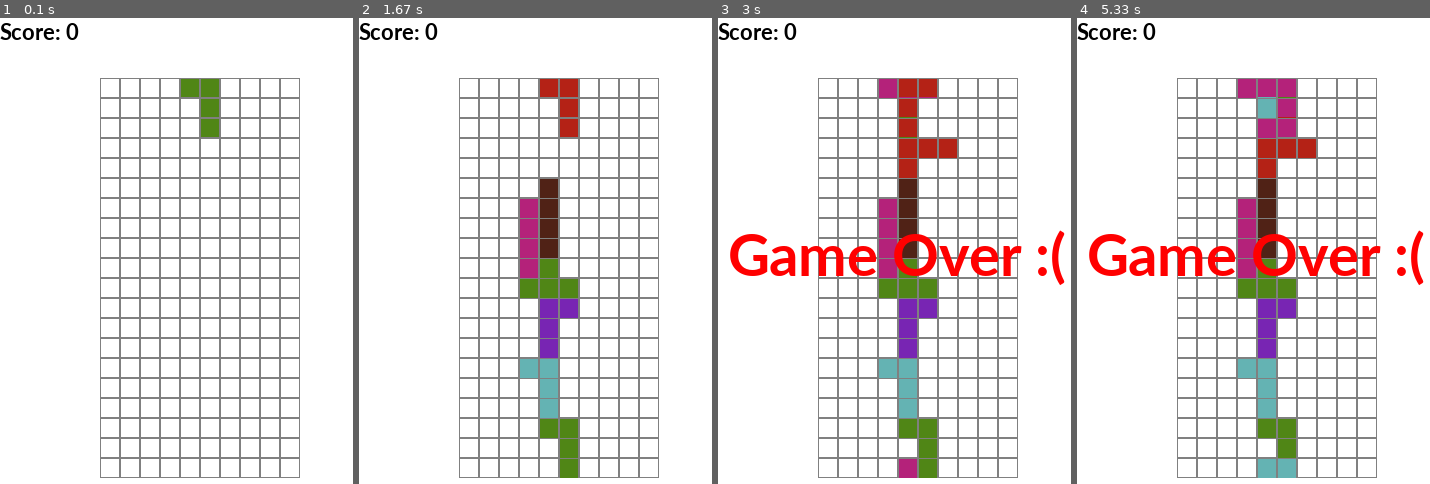
Above: before the commit, frames 1-4 (left to right).
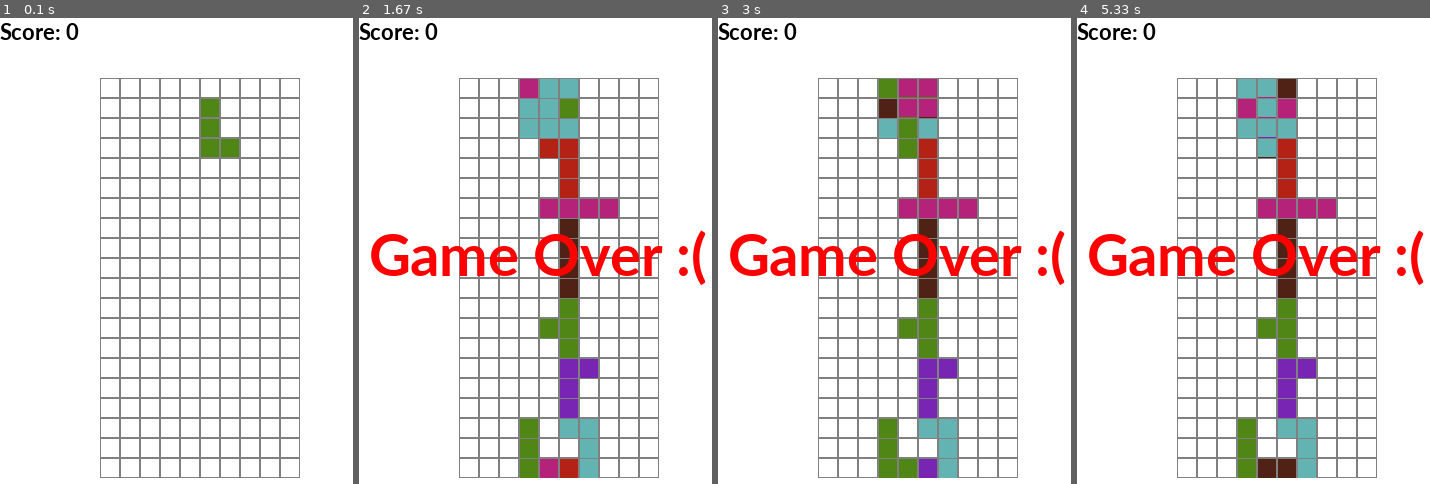
Above: after the commit, the same moments.

Repository: bertrandvidal/tetris-ai
Game: pygame game, started from tetris_ai/game.py
Two runs of this game, one before a commit and one after it. Both use one fixed random seed, a clock stepped at 60 frames per second and the inputs below.
Inputs:
- Up to frame 1 (0.1 s): no input
- Up to frame 2 (1.67 s): tap Space at 0.33, 0.73, 1.03, 1.3, 1.63 s; hold Left 0.67-1.2 s; hold Down 1.23-1.53 s; hold Left from 1.57 s (still down)
- Up to frame 3 (3 s): release Left at 1.97 s; hold Up 2-2.37 s; tap Space at 2.07, 2.47, 2.77 s; hold Right from 2.4 s (still down)
- Up to frame 4 (5.33 s): release Right at 3.03 s; hold Down 3.07-3.43 s; tap Space at 3.13, 3.53, 3.83, 4.03, 4.33, 4.53, 4.87, 5.17 s; hold Left 3.47-3.93 s; hold Right 3.97-4.43 s; hold Up 4.47-4.77 s; hold Right 4.8-5.27 s; hold Left from 5.3 s (still down)

The runs differ from the first frame. In frame 1, 0.8% of the frame differs, in the area x 51-68%, y 13-30%; in frame 2, 14%, in the area x 3-99%, y 13-99%; in frame 3, 11%; in frame 4, 11%.

Commit message:
Introduce a high level concept of action/action decider/action applier
Because while those names make sense they still suck

Was able to play normally with the KeyboardAction and the RandomDecider
does just that

Diff:
--- a/tetris_ai/game.py
+++ b/tetris_ai/game.py
@@ -1,5 +1,6 @@
 import pygame
 import random
+from enum import Enum
 
 colors = [
     (0, 0, 0),
@@ -223,6 +224,77 @@
 
 pressing_down = False
 
+
+class Actions(Enum):
+    ROTATE = 1
+    LEFT = 2
+    RIGHT = 3
+    DOWN = 4
+    SPACE = 5
+    QUIT = 6
+
+
+class ActionDecider(object):
+    action_space = None
+
+    def __init__(self, action_space):
+        self.action_space = action_space
+
+    def get_action(self, game):
+        raise NotImplementedError
+
+
+class RandomActionDecider(ActionDecider):
+    def __init__(self):
+        # Randome decider shouldn't be able to quit the game
+        super().__init__([action for action in Actions if action.value != 6])
+
+    def get_action(self, game):
+        return self.action_space[random.randint(0, len(self.action_space) - 1)]
+
+
+class KeyboardAction(ActionDecider):
+    def __init__(self):
+        super().__init__([action for action in Actions])
+
+    def get_action(self, game):
+        for event in pygame.event.get():
+            if event.type == pygame.KEYDOWN:
+                if event.key == pygame.K_UP:
+                    return Actions.ROTATE
+                if event.key == pygame.K_DOWN:
+                    return Actions.DOWN
+                if event.key == pygame.K_LEFT:
+                    return Actions.LEFT
+                if event.key == pygame.K_RIGHT:
+                    return Actions.RIGHT
+                if event.key == pygame.K_SPACE:
+                    return Actions.SPACE
+                if event.key == pygame.QUIT:
+                    return Actions.QUIT
+
+
+class ActionApplier(object):
+    def apply_action(self, action, game):
+        if action == Actions.ROTATE:
+            game.rotate()
+        if action == Actions.LEFT:
+            game.go_side(-1)
+        if action == Actions.RIGHT:
+            game.go_side(1)
+        if action == Actions.SPACE:
+            game.go_space()
+        if action == Actions.DOWN:
+            game.go_down()
+        if action == Actions.QUIT:
+            # Yep we're done!!
+            return False
+
+
+decider = KeyboardAction()
+decider = RandomActionDecider()
+applier = ActionApplier()
+
 while not done:
     if game.figure is None:
         game.new_figure()
@@ -234,26 +306,9 @@
         if game.state == "start":
             game.go_down()
 
-    for event in pygame.event.get():
-        if event.type == pygame.QUIT:
-            done = True
-        if event.type == pygame.KEYDOWN:
-            if event.key == pygame.K_UP:
-                game.rotate()
-            if event.key == pygame.K_DOWN:
-                pressing_down = True
-            if event.key == pygame.K_LEFT:
-                game.go_side(-1)
-            if event.key == pygame.K_RIGHT:
-                game.go_side(1)
-            if event.key == pygame.K_SPACE:
-                game.go_space()
-        if event.type == pygame.KEYUP:
-            if event.key == pygame.K_DOWN:
-                pressing_down = False
-
+    action = decider.get_action(game)
+    done = applier.apply_action(action, game)
     drawer.render(game)
-
     clock.tick(fps)
 
 pygame.quit()
